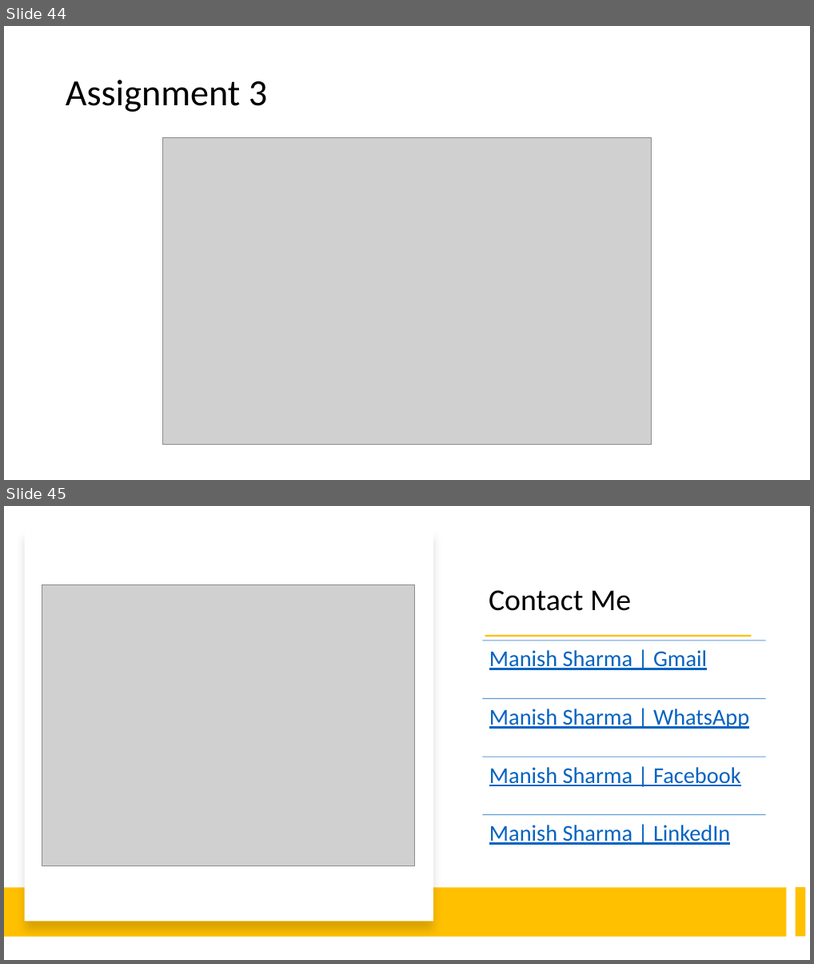
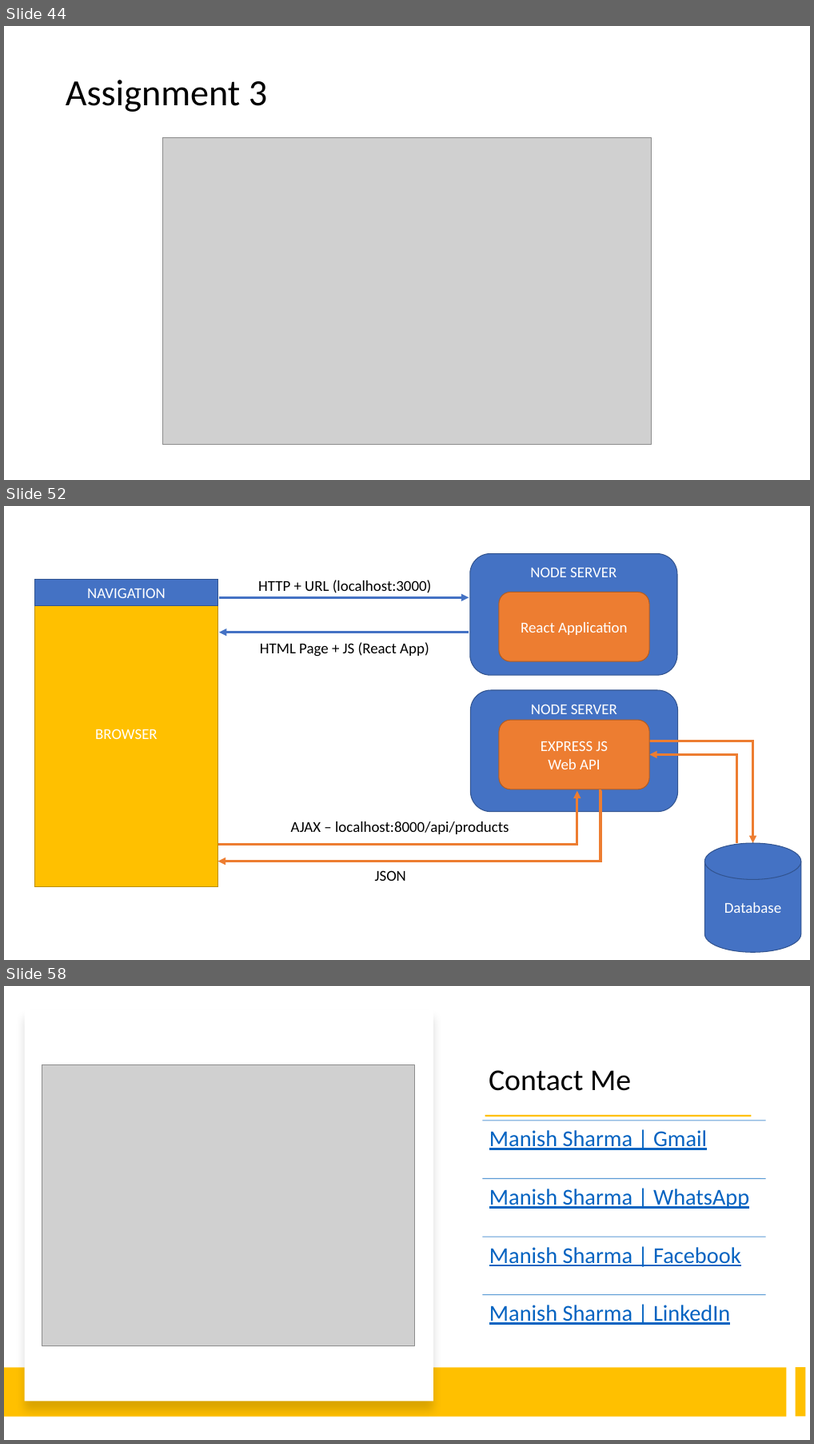
Before and after one commit to rath321/react-training-aug, a slide deck: Notes/React.pptx. Shown one above the other, each under a label of ours: slides 44 and 45 before the commit, slides 44, 52 and 58 after it; the slides between them are not shown. The pictures are 814x964 and 814x1444 pixels, drawn with LibreOffice and Linux fonts; fonts in the diff are those of the drawing; grey boxes stand for pictures. Boxes give left, top, right and bottom in pixels: in the first picture for what was removed or moved away, otherwise in the second. Text is boxed around its words. In the diff, an @@ line names an element or a change of style, - is before the commit and + after.

```diff
--- a/Notes/React.pptx
+++ b/Notes/React.pptx
@@ slide 52 added at [4,506,810,960], background #FFFFFF @@
@@ rounded rectangle added at [470,554,678,676], fill #4472C4, outline #325491 1 pt, 18 pt, text #FFFFFF @@
+NODE SERVER
@@ rectangle added at [35,579,218,887], fill #FFC000, outline #BD8E00 1 pt, 18 pt, text #FFFFFF @@
+BROWSER
@@ rectangle added at [35,579,218,606], fill #4472C4, outline #325491 1 pt, 18 pt, text #FFFFFF @@
+NAVIGATION
@@ arrow added from (219, 597) to (470, 597), #4472C4 3 pt @@
@@ text added at [258,580,432,593], 18 pt, text #000000 @@
+HTTP + URL (localhost:3000)
@@ rounded rectangle added at [499,592,650,661], fill #ED7D31, outline #AF5C24 1 pt, 18 pt, text #FFFFFF @@
+React Application
@@ arrow added from (470, 632) to (219, 632), #4472C4 3 pt @@
@@ text added at [260,642,429,656], 18 pt, text #000000 @@
+HTML Page + JS (React App)
@@ rounded rectangle added at [471,690,678,812], fill #4472C4, outline #325491 1 pt, 18 pt, text #FFFFFF @@
+NODE SERVER
@@ rounded rectangle added at [499,720,650,789], fill #ED7D31, outline #AF5C24 1 pt, 18 pt, text #FFFFFF @@
+EXPRESS JS
+Web API
@@ elbow arrow added from (644, 741) to (754, 843), #ED7D31 3 pt @@
@@ elbow arrow added from (738, 843) to (650, 755), #ED7D31 3 pt @@
@@ elbow arrow added from (218, 844) to (578, 791), #ED7D31 3 pt @@
@@ elbow arrow added from (602, 791) to (218, 861), #ED7D31 3 pt @@
@@ text added at [291,821,509,834], 18 pt, text #000000 @@
+AJAX – localhost:8000/api/products
@@ cylinder added at [705,843,802,952], fill #4472C4, outline #325491 1 pt, 18 pt, text #FFFFFF @@
+Database
@@ text added at [375,870,406,880], 18 pt, text #000000 @@
+JSON
@@ what was slide 45 is now slide 58 @@
```
Also in this commit, not shown: 12 other slides added.
